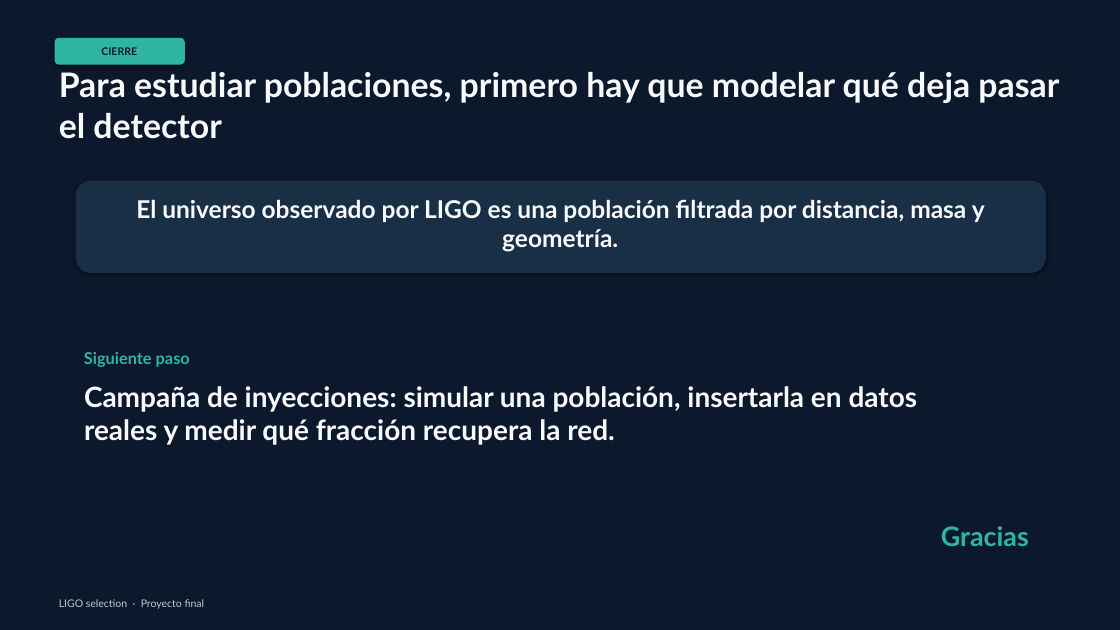
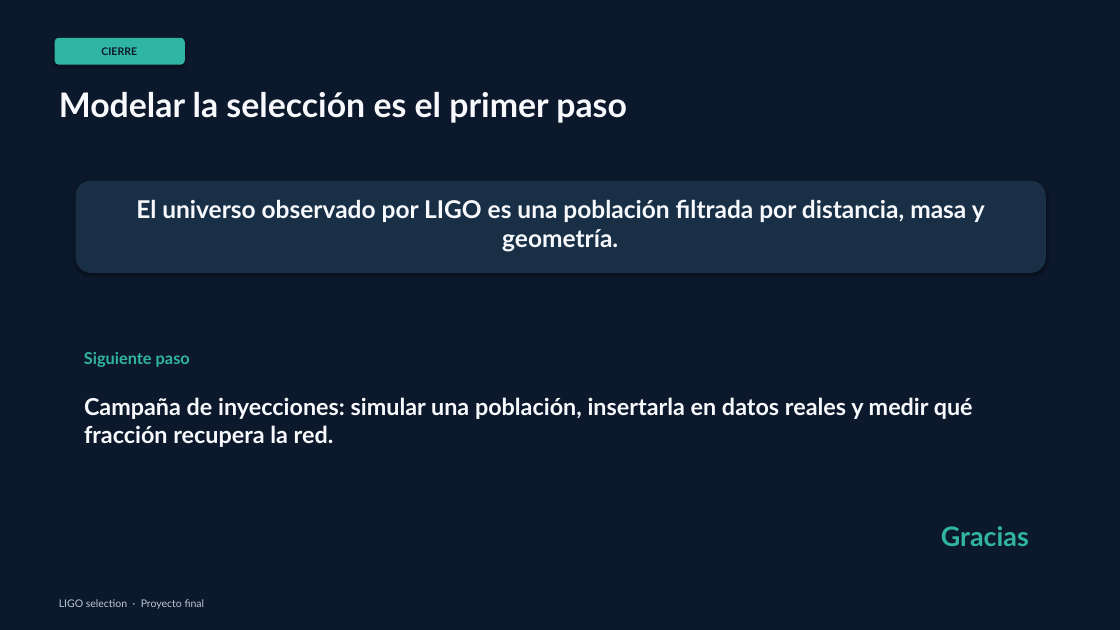
Before and after one commit to tomicarpintieri/ligo-selection, a slide deck: slide 6 of presentacion_final_ligo_5min.pptx. Drawn at 1120x630 pixels with LibreOffice and Linux fonts; fonts in the diff are those of the drawing. Boxes give left, top, right and bottom in pixels: in the first picture for what was removed or moved away, otherwise in the second. Text is boxed around its words. In the diff, an @@ line names an element or a change of style, - is before the commit and + after.

Commit message:
Fix final presentation closing slide layout

```diff
--- a/presentacion_final_ligo_5min.pptx
+++ b/presentacion_final_ligo_5min.pptx
@@ text at box(59, 92, 627, 123): text changed @@
-Para estudiar poblaciones, primero hay que modelar qué deja pasar el detector
+Modelar la selección es el primer paso
@@ text "Campaña de inyecciones: simular una ...": place and size @@
-text "Campaña de inyecciones: simular una ..." at box(84, 386, 918, 445)
+text "Campaña de inyecciones: simular una ..." at box(84, 397, 973, 447)
@@ text "Campaña de inyecciones: simular una ..." at box(84, 397, 973, 447): size 24 to 20 pt @@
```
Also in this commit, not shown: 1 other file.
